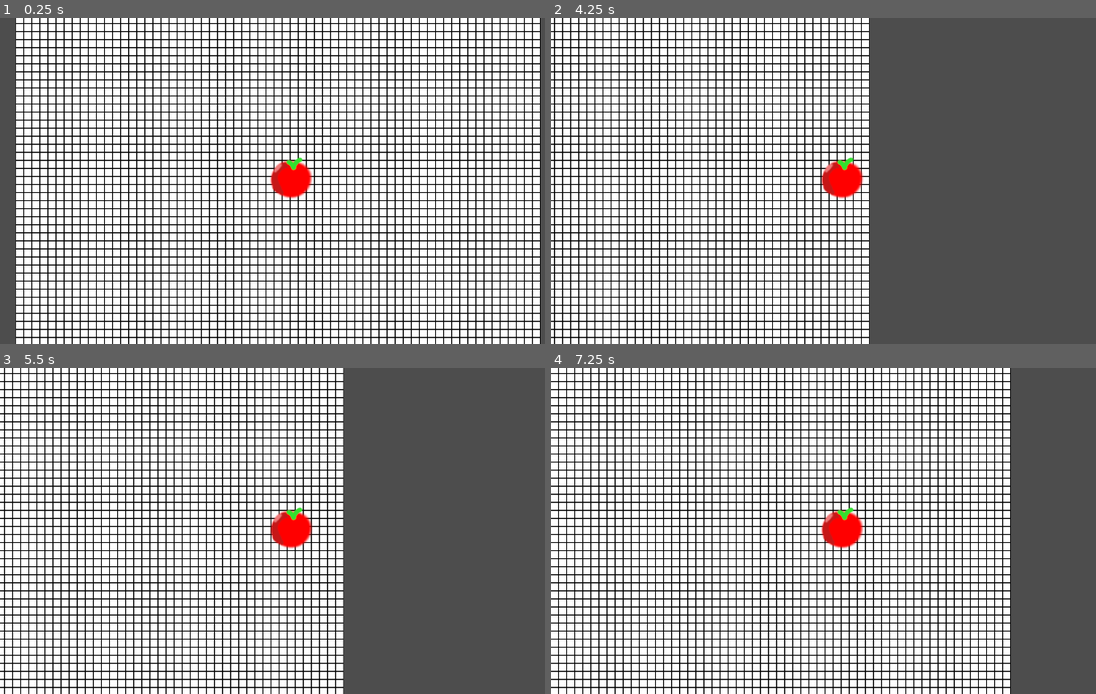
Above: before the commit, frames 1-4 (two rows, left to right).
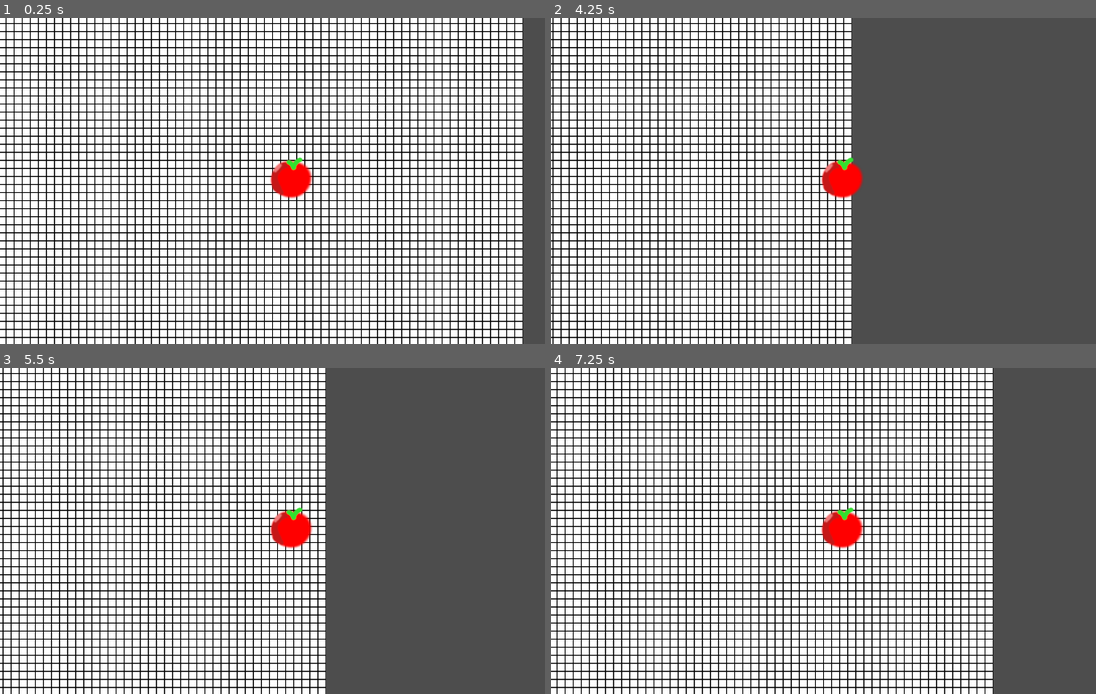
Above: after the commit, the same moments.

Repository: Flackschiff/faktory
Game: Godot game, scene res://Scenen/World.tscn
Same seed, same stepped clock (60 frames per second), same inputs: the game is played once before the commit and once after it.
Inputs:
- Up to frame 1 (0.25 s): no input
- Up to frame 2 (4.25 s): tap Enter (ui_accept) at 0.5, 0.77, 1.52, 3.02, 3.77 s; hold Right (ui_right) 0.53-2.03 s; hold Left (ui_left) 2.03-2.78 s; hold Right (ui_right) from 2.78 s (still down)
- Up to frame 3 (5.5 s): release Right (ui_right) at 4.28 s; hold Left (ui_left) 4.28-5.03 s; tap Enter (ui_accept) at 4.52 s; hold Right (ui_right) from 5.03 s (still down)
- Up to frame 4 (7.25 s): release Right (ui_right) at 5.78 s; hold Left (ui_left) from 5.78 s (still down); tap Enter (ui_accept) at 6.02, 6.77 s

The runs differ from the first frame. In frame 1, 35% of the frame differs, in the area x 0-100%, y 0-100%; in frame 2, 21%; in frame 3, 22%; in frame 4, 28%.

Commit message:
camara korrigiert

Diff:
--- a/Scenen/World.tscn
+++ b/Scenen/World.tscn
@@ -11,10 +11,12 @@
 sources/0 = SubResource("TileSetAtlasSource_2dftf")
 
 [node name="World Map" type="Node2D" unique_id=850519254]
+position = Vector2(16, 129)
 
 [node name="TileMapLayer" type="TileMapLayer" parent="." unique_id=179020815]
+position = Vector2(479, 269)
 tile_map_data = PackedByteArray("AAD7/wcAAAAAAAAAAAD8/wgAAAAAAAAAAAD9/wgAAAAAAAAAAAD+/wgAAAAAAAAAAAD//wgAAAAAAAAAAAAAAA …(45680 unchanged characters)…
 tile_set = SubResource("TileSet_bcbcq")
 
 [node name="Node2D" parent="." unique_id=855324221 instance=ExtResource("2_66one")]
-position = Vector2(49, -71)
+position = Vector2(563, 214)
